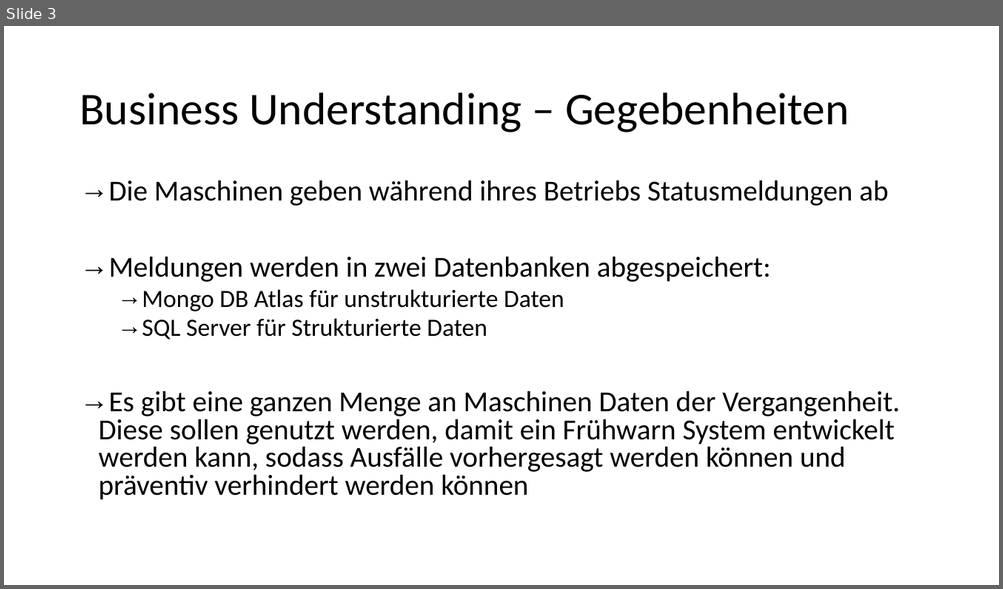
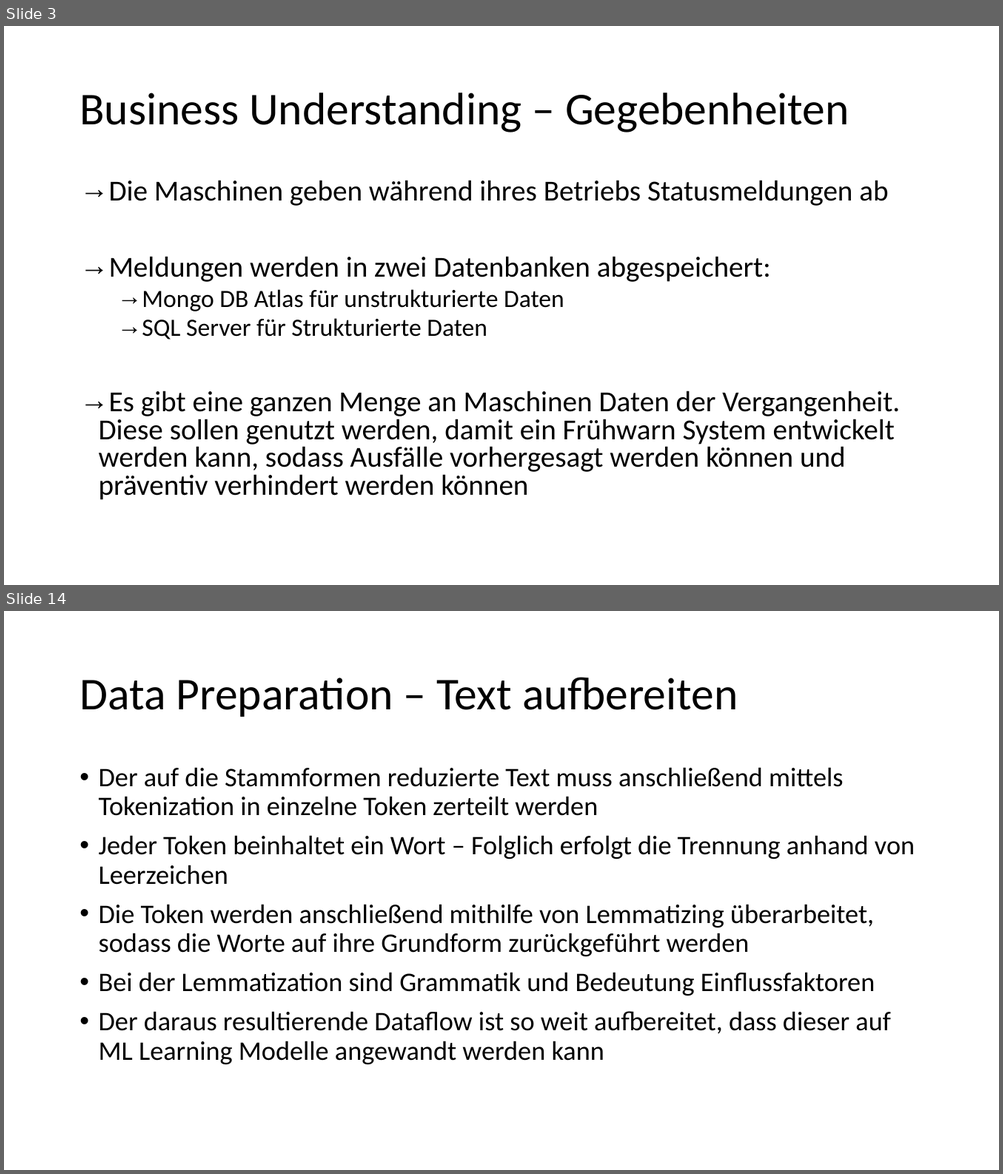
Before and after one commit to Flitschi7/big-data-management, a slide deck: Dokumentation HHZ Rocket Project.pptx. Shown one above the other, each under a label of ours: slide 3 before the commit, slides 3 and 14 after it; the slides between them are not shown. The pictures are 1003x589 and 1003x1174 pixels, drawn with LibreOffice and Linux fonts; fonts in the diff are those of the drawing. Boxes give left, top, right and bottom in pixels: in the first picture for what was removed or moved away, otherwise in the second. Text is boxed around its words. In the diff, an @@ line names an element or a change of style, - is before the commit and + after.

```diff
--- a/Dokumentation HHZ Rocket Project.pptx
+++ b/Dokumentation HHZ Rocket Project.pptx
@@ slide 14 added at (4, 611, 999, 1170), background #FFFFFF @@
@@ title added at (79, 677, 738, 717), 44 pt, text #000000 @@
+Data Preparation – Text aufbereiten
@@ text added at (99, 767, 914, 1065), 25.9 pt, text #000000 @@
+• Der auf die Stammformen reduzierte Text muss anschließend mittels Tokenization in einzelne Token zerteilt werden
+• Jeder Token beinhaltet ein Wort – Folglich erfolgt die Trennung anhand von Leerzeichen
+• Die Token werden anschließend mithilfe von Lemmatizing überarbeitet, sodass die Worte auf ihre Grundform zurückgeführt werden
+• Bei der Lemmatization sind Grammatik und Bedeutung Einflussfaktoren
+• Der daraus resultierende Dataflow ist so weit aufbereitet, dass dieser auf ML Learning Modelle angewandt werden kann
```
Also in this commit, not shown: 7 slides changed, 6 other slides added, 3 slides removed.
